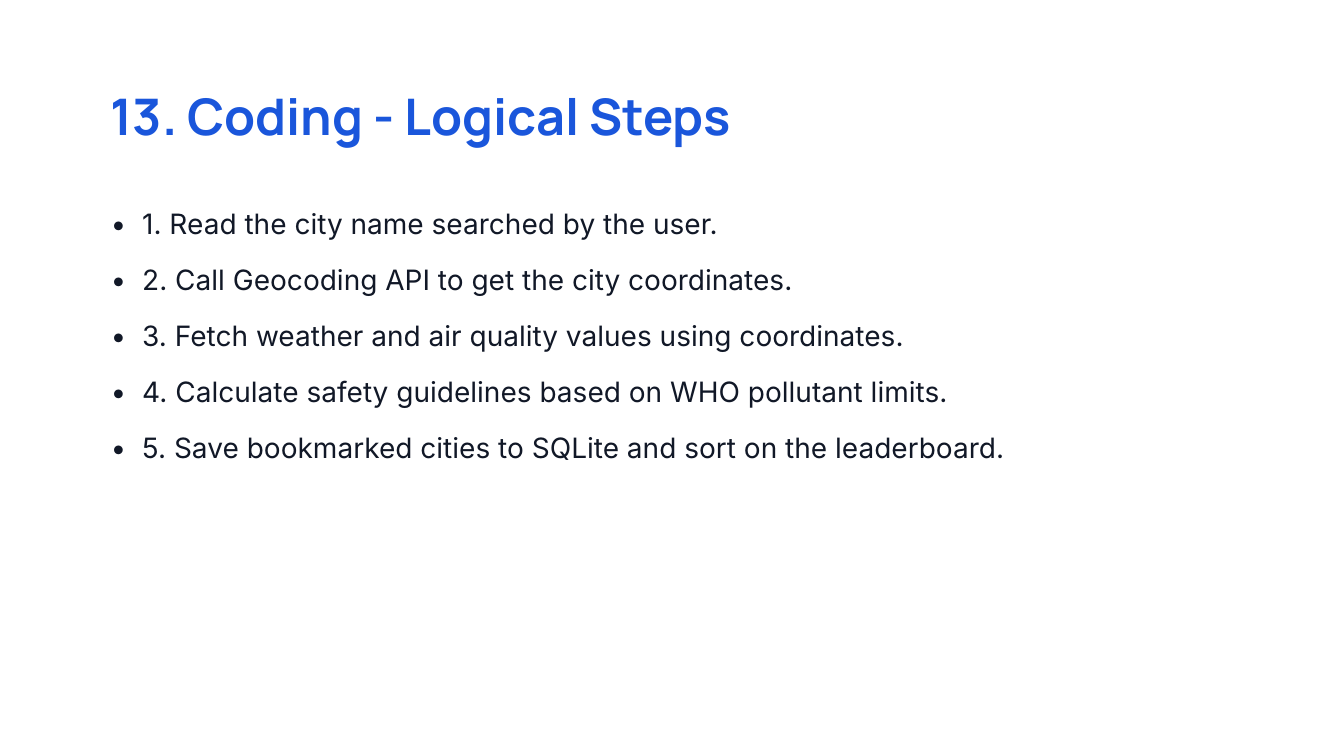
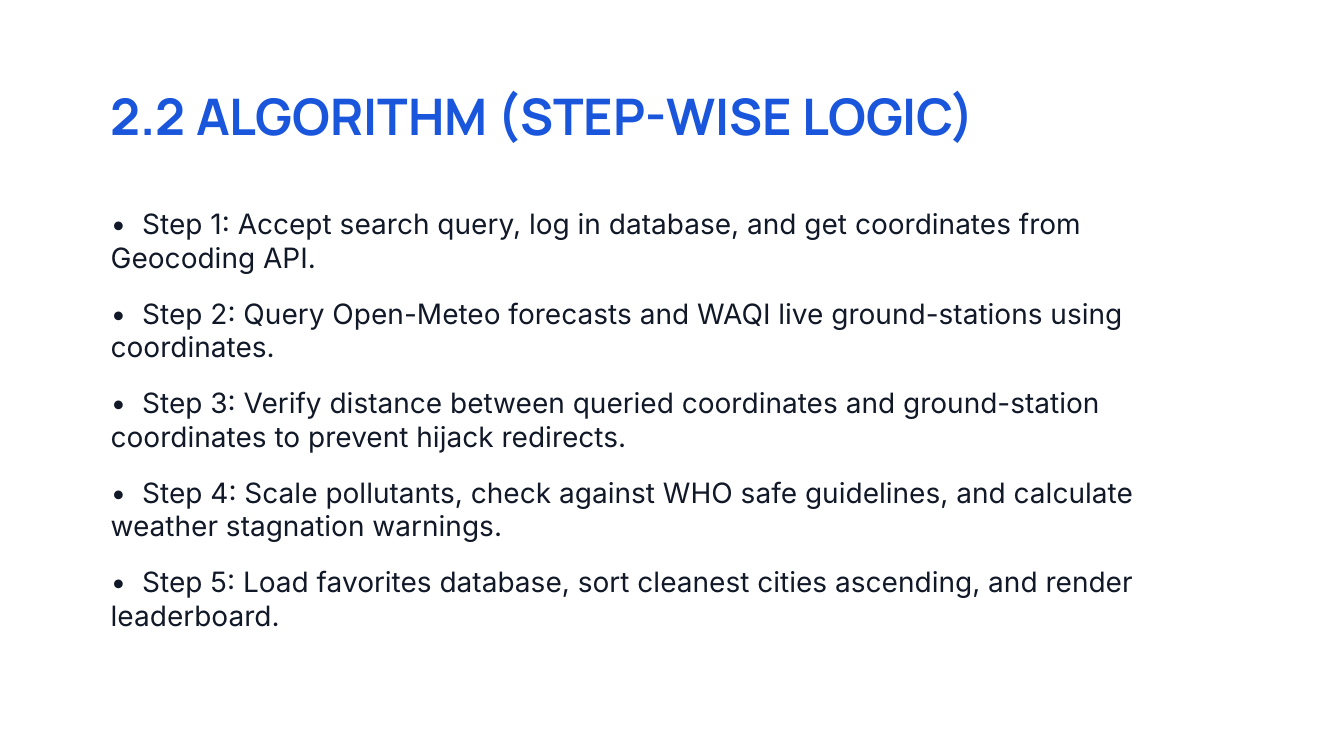
Before and after one commit to Shivaraj519/AeroQuest, a slide deck: slide 10 of AeroQuest_Presentation_Final.pptx (slide 14 before the commit). Drawn at 1344x756 pixels with LibreOffice and Linux fonts; fonts in the diff are those of the drawing. Boxes give left, top, right and bottom in pixels: in the first picture for what was removed or moved away, otherwise in the second. Text is boxed around its words. In the diff, an @@ line names an element or a change of style, - is before the commit and + after.

```diff
--- a/AeroQuest_Presentation_Final.pptx
+++ b/AeroQuest_Presentation_Final.pptx
@@ text at [111,91,974,143]: text changed @@
-13. Coding - Logical Steps
+2.2 ALGORITHM (STEP-WISE LOGIC)
@@ text at [111,212,1133,627]: text changed @@
-• 1. Read the city name searched by the user.
-• 2. Call Geocoding API to get the city coordinates.
-• 3. Fetch weather and air quality values using coordinates.
-• 4. Calculate safety guidelines based on WHO pollutant limits.
-• 5. Save bookmarked cities to SQLite and sort on the leaderboard.
+• Step 1: Accept search query, log in database, and get coordinates from Geocoding API.
+• Step 2: Query Open-Meteo forecasts and WAQI live ground-stations using coordinates.
+• Step 3: Verify distance between queried coordinates and ground-station coordinates to prevent hijack redirects.
+• Step 4: Scale pollutants, check against WHO safe guidelines, and calculate weather stagnation warnings.
+• Step 5: Load favorites database, sort cleanest cities ascending, and render leaderboard.
```
Also in this commit, not shown: 4 other slides changed, 12 slides added, 11 slides removed, 1 other file.
